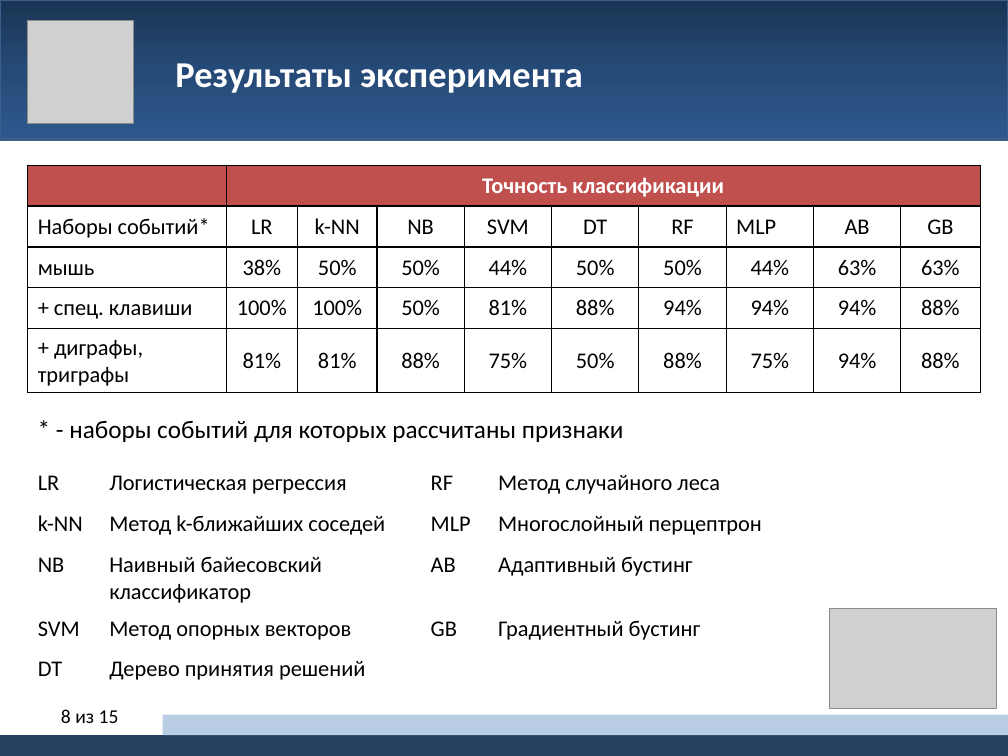
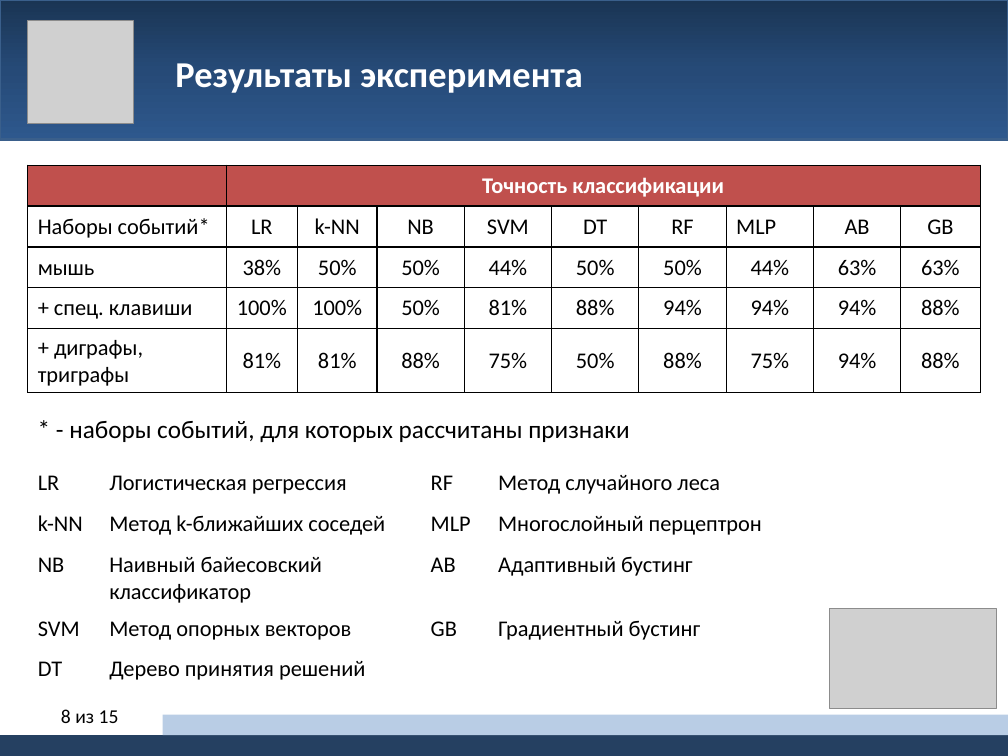
Before and after one commit to sultanovazamat/insider-threat-detection, a slide deck: slide 8 of reports/ppt_report.pptx. Drawn at 1008x756 pixels with LibreOffice and Linux fonts; fonts in the diff are those of the drawing; grey boxes stand for pictures. Boxes give left, top, right and bottom in pixels: in the first picture for what was removed or moved away, otherwise in the second. Text is boxed around its words. In the diff, an @@ line names an element or a change of style, - is before the commit and + after.

```diff
--- a/reports/ppt_report.pptx
+++ b/reports/ppt_report.pptx
@@ text at (69, 421, 629, 442): text changed @@
-* - наборы событий для которых рассчитаны признаки
+* - наборы событий, для которых рассчитаны признаки
```
Also in this commit, not shown: 1 other slide changed, 2 other files.
